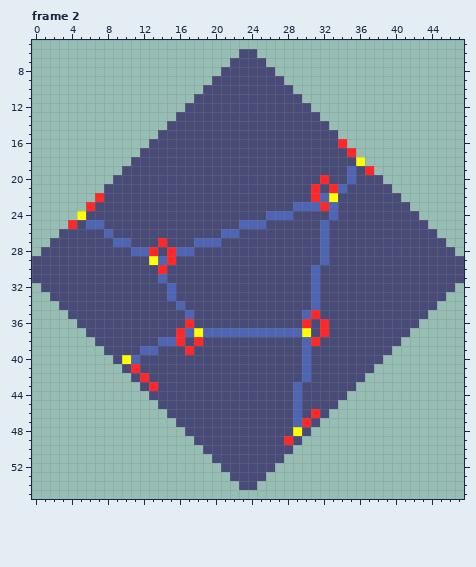
Two versions of one pixel-art file, resources/asesprite/blocks/Block_Water.aseprite. The first picture shows the starting point.
48x72 pixels, 6 frames. Shown: frame 2: x 0..47, y 5..55. The commit also changed other frames, which this record leaves out.
The result:
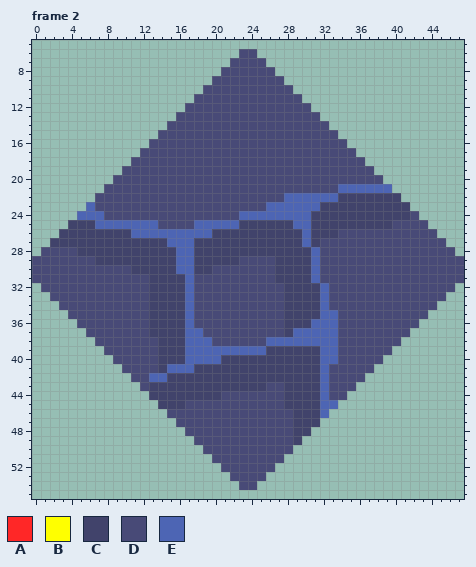
Palette (. is transparent): A #ff2727  B #ffff00  C #41436b  D #484a77  E #4d65b4
What changed:
layer "red circles" now hidden
layer "connects" added
layer "shadow" added
layer "Layer 6" added
layer "Layer 5" added
layer "Layer 7" added
layer "Layer 8" added
layer "yellow dots" now hidden
layer "connections" removed
Frame 2:
y 16: x 34 A -> D
y 17: x 35 A -> D
y 18: x 36 B -> D
y 19: x 35 E -> D; x 37 A -> D
y 20: x 32 A -> D; x 35 E -> D
y 21: x 31 A -> D; x 33 A -> D; x 35..39 DDDDD -> EEEEE
y 22: x 7 A -> D; x 28..31 DDDA -> EEEE; x 33..40 BDDDDDDD -> ECCCCCCC
y 23: x 6 A -> E; x 26..28 DDD -> EEE; x 32..41 AEDDDDDDDD -> CCCCCCCCCC
y 24: x 5..7 BDD -> EEE; x 23..25 DDD -> EEE; x 29..41 DDDDEDDDDDDDD -> EECCCCCCCCCCC
y 25: x 4..6 ADE -> CCC; x 8..13 DDDDDD -> EEEEEE; x 18..39 DDDDDEEEDDDDDDEDDDDDDD -> EEEEECCCCCCEECCCCCCCCC
y 26: x 3..33 DDDDDEDDDDDDDDDDDDEEDDDDDDDDDED -> CCCCCCCCEEEEEEEEECCCCCCCCCCECCC
y 27: x 2..32 DDDDDDDEEDDDADDDEEEDDDDDDDDDDDE -> CCCCCCCCCCCCCEEECCCCCCCCCCCCECD
y 28: x 5..15 DDDDDDEEADA -> CCCCCCCCCCC; x 18..32 DDDDDDDDDDDDDDE -> CCCCCCCCCCCCCED
y 29: x 7..22 DDDDDDBEADDDDDDD -> CCCCCCCCCEECCCCC; x 27..32 DDDDDE -> CCCCED
y 30: x 11..19 DDDADDDDD -> CCCCCEECC; x 27..30 DDDD -> CCCC
y 31: x 13..17 DEDDD -> CCCCE; x 27..30 DDDD -> CCCC
y 32..33: x 13..17 DDEDD -> CCCCE; x 28..32 DDDED -> CCCCE
y 34: x 13..17 DDDED -> CCCCE; x 28..32 DDDED -> CCCCE
y 35: x 13..16 DDDD -> CCCC; x 28..33 DDEADD -> CCCCEE
y 36: x 13..17 DDDDA -> CCCCE; x 28..33 DDADAD -> CCCEEE
y 37: x 13..16 DDDA -> CCCC; x 18..28 BEEEEEEEEEE -> EDDDDDDDDDC; x 30..33 BDAD -> EEEE
y 38: x 14..19 EEADAD -> CCCEEE; x 26..29 DDDD -> EEEE; x 31..33 ADD -> EEE
y 39: x 12..33 EEDDDADDDDDDDDDDDDEDDD -> DDCCCEEEEEEEEECCCCCCEE
y 40: x 10..11 BE -> DD; x 14..33 DDDDDDDDDDDDDDDDEDDD -> CCCEEEECCCCCCCCCCCEE
y 41: x 11 A -> D; x 14..32 DDDDDDDDDDDDDDDDEDD -> CEEECCCCCCCCCCCCCCE
y 42: x 12..32 ADDDDDDDDDDDDDDDDDEDD -> DEECCCCCCCCCCCCCCCCCE
y 43: x 13..25 ADDDDDDDDDDDD -> CCCCCCCCCCCCC; x 28..32 DEDDD -> CCCCE
y 44: x 13..20 DDDDDDDD -> CCCCCCCC; x 28..32 DEDDD -> CCCCE
y 45: x 14..16 DDD -> CCC; x 28..33 DEDDDD -> CCCCEE
y 46: x 29..32 EDAD -> CCCE
y 47: x 29..31 EAD -> CCC
y 48: x 29..30 BD -> CC
y 49: x 28..29 AD -> DC
